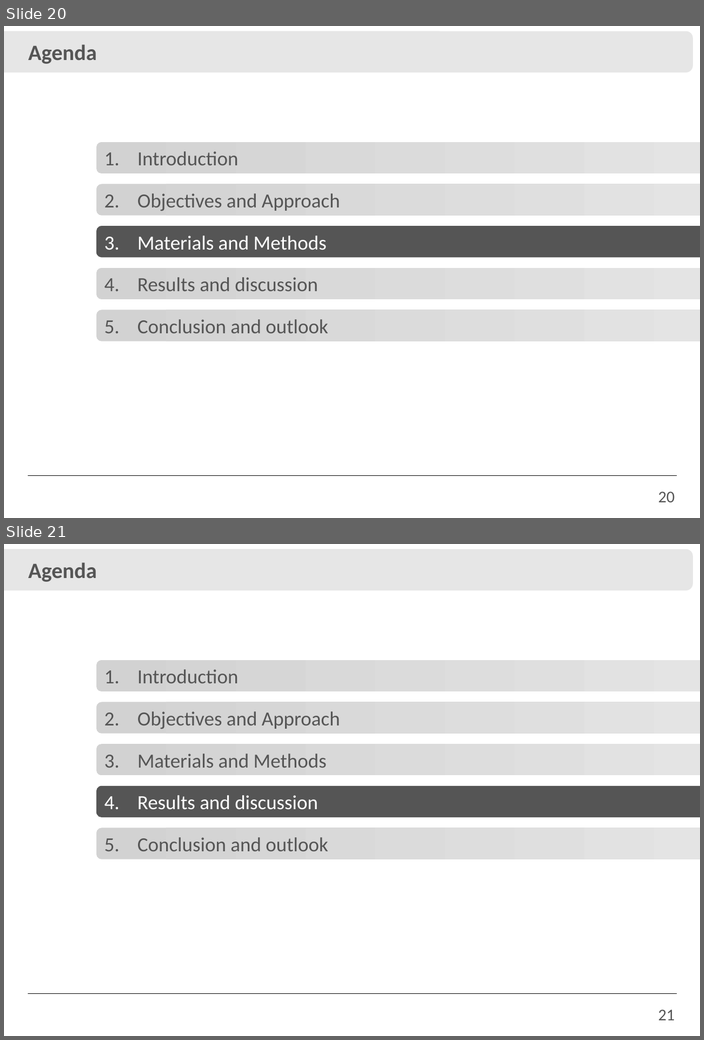
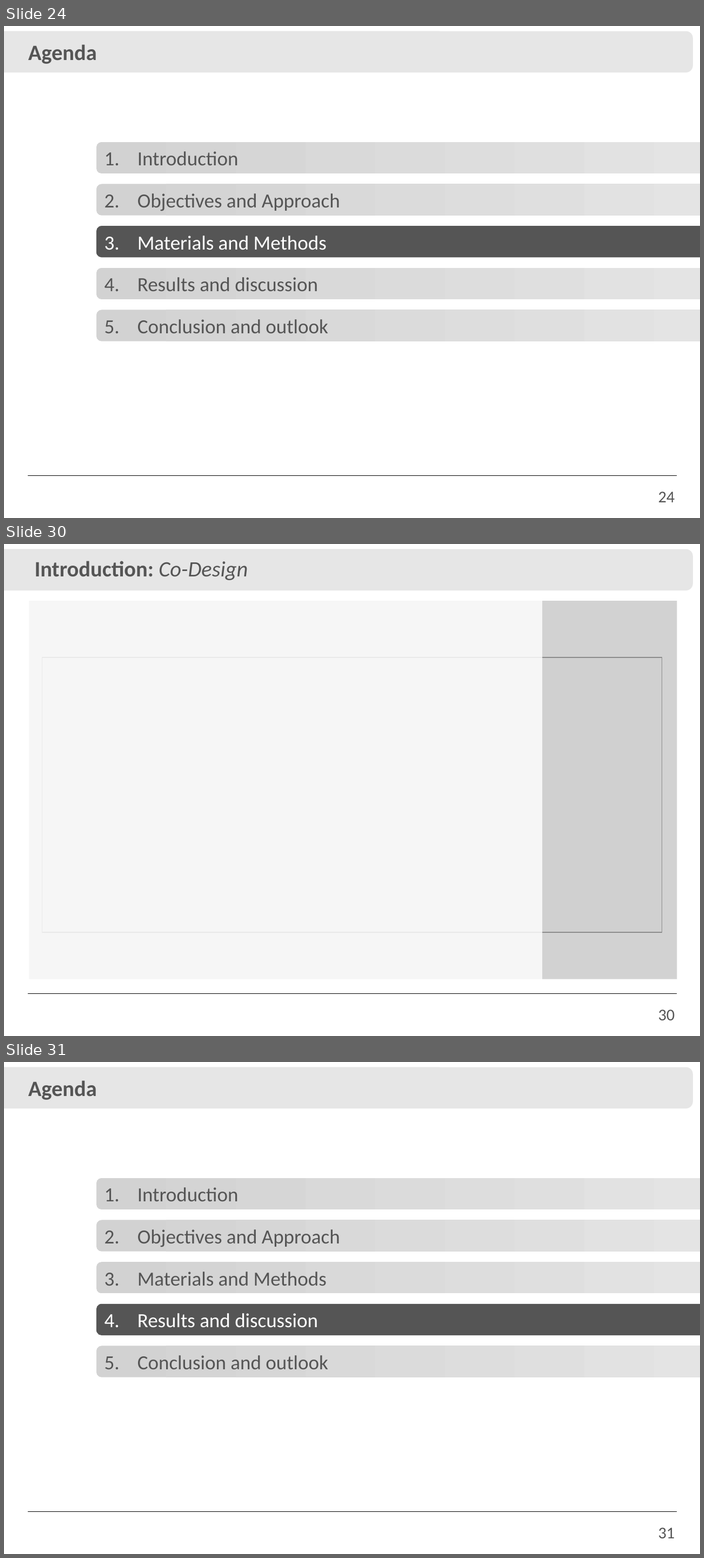
Before and after one commit to IvanRehder/Dissertacao, a slide deck: Apresentação/Apresentação.pptx. Shown one above the other, each under a label of ours: slides 20 and 21 before the commit, slides 24, 30 and 31 after it; the slides between them are not shown. The pictures are 704x1040 and 704x1558 pixels, drawn with LibreOffice and Linux fonts; fonts in the diff are those of the drawing; grey boxes stand for pictures; background and template pictures are left out. Boxes give left, top, right and bottom in pixels: in the first picture for what was removed or moved away, otherwise in the second. Text is boxed around its words. In the diff, an @@ line names an element or a change of style, - is before the commit and + after.

```diff
--- a/Apresentação/Apresentação.pptx
+++ b/Apresentação/Apresentação.pptx
@@ slide 30 added at (4,544,700,1036), background #FFFFFF; not listed: 3 template elements that a slide beside it also shows @@
@@ text added at (35,561,248,580), 24 pt, text #555555, bold @@
+Introduction: Co-Design
@@ rectangle added at (28,601,542,982), fill #FFFFFF at 81% opacity @@
@@ rectangle added at (29,601,677,979), fill #D2D2D2 @@
@@ picture added at (42,657,662,932) @@
@@ what was slide 20 is now slide 24 @@
@@ page number at (658,491,675,502): text changed @@
-20
+24
@@ what was slide 21 is now slide 31 @@
@@ page number at (658,1527,675,1538): text changed @@
-21
+31
```
Also in this commit, not shown: 2 slides changed, 12 other slides added, 8 other files.
